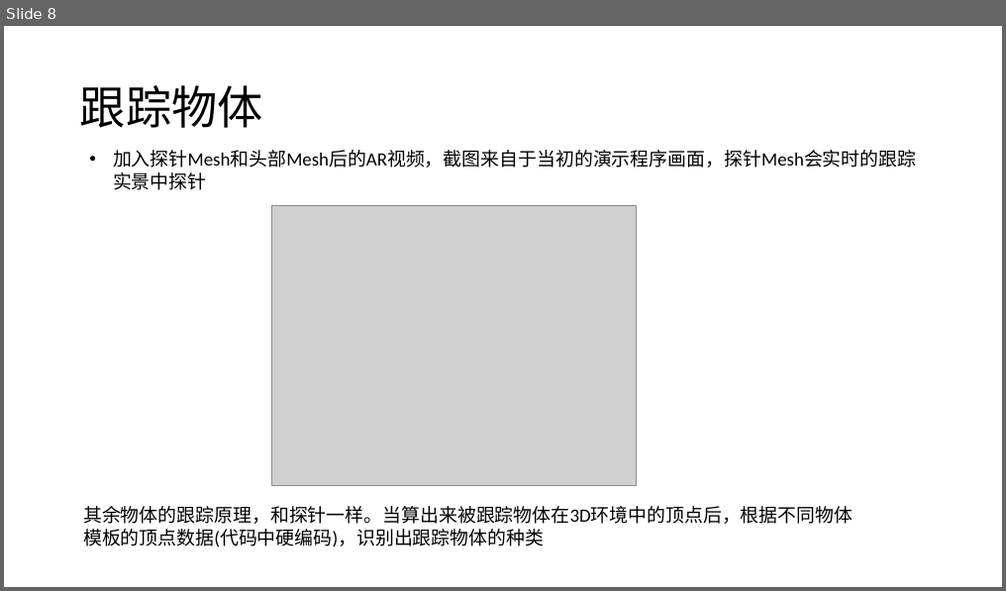
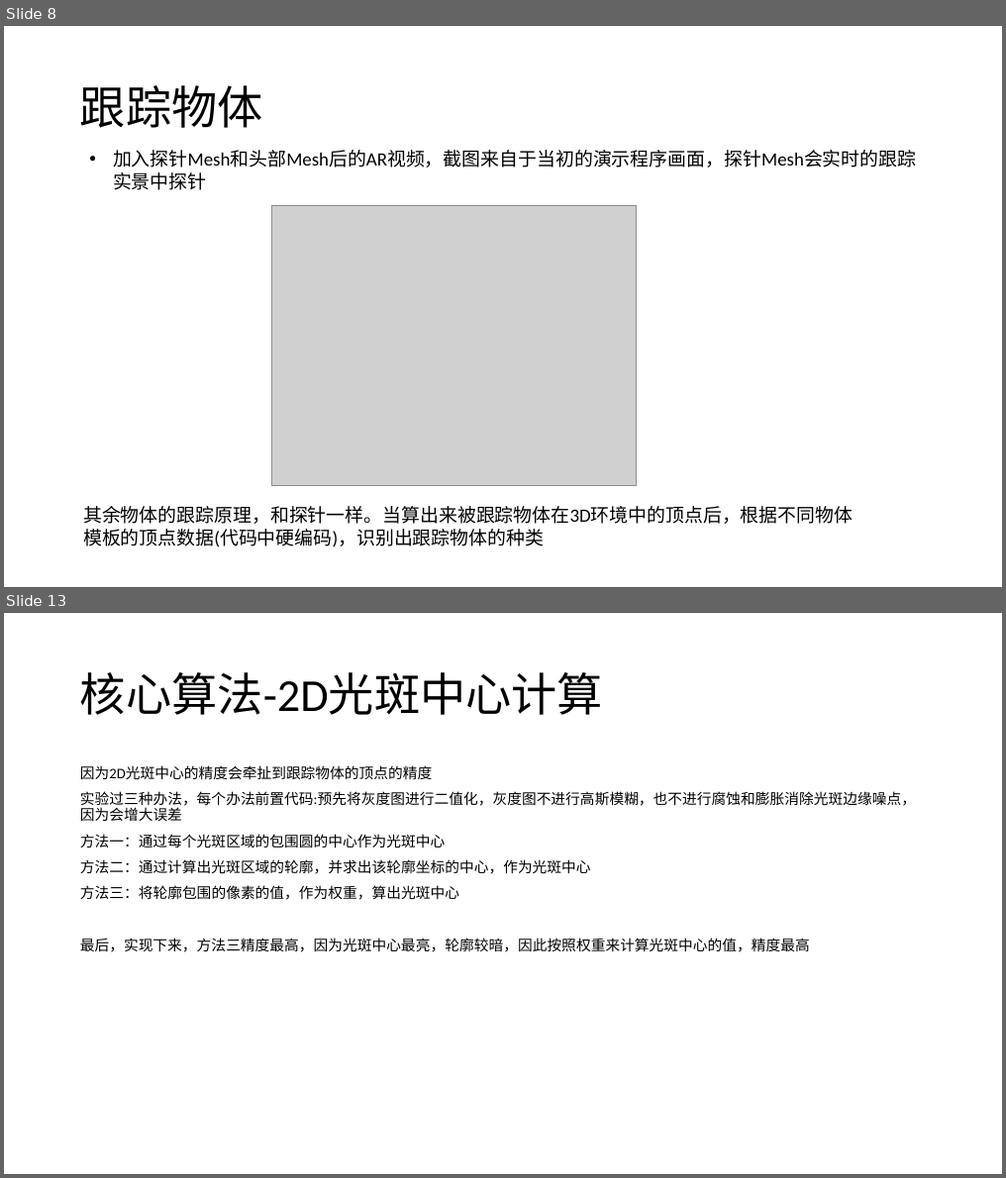
Before and after one commit to lijun4727/cam_navigation, a slide deck: doc/功能介绍与核心实现.pptx. Shown one above the other, each under a label of ours: slide 8 before the commit, slides 8 and 13 after it; the slides between them are not shown. The pictures are 1006x591 and 1006x1178 pixels, drawn with LibreOffice and Linux fonts; fonts in the diff are those of the drawing; grey boxes stand for pictures. Boxes give left, top, right and bottom in pixels: in the first picture for what was removed or moved away, otherwise in the second. Text is boxed around its words. In the diff, an @@ line names an element or a change of style, - is before the commit and + after.

Commit message:
更新核心算法

```diff
--- a/doc/功能介绍与核心实现.pptx
+++ b/doc/功能介绍与核心实现.pptx
@@ slide 13 added at bbox=[4, 613, 1002, 1174], background #FFFFFF @@
@@ title added at bbox=[80, 672, 603, 715], 44 pt, text #000000 @@
+核心算法-2D光斑中心计算
@@ text added at bbox=[80, 765, 916, 953], 14 pt, text #000000 @@
+因为2D光斑中心的精度会牵扯到跟踪物体的顶点的精度
+实验过三种办法，每个办法前置代码:预先将灰度图进行二值化，灰度图不进行高斯模糊，也不进行腐蚀和膨胀消除光斑边缘噪点，因为会增大误差
+方法一：通过每个光斑区域的包围圆的中心作为光斑中心
+方法二：通过计算出光斑区域的轮廓，并求出该轮廓坐标的中心，作为光斑中心
+方法三：将轮廓包围的像素的值，作为权重，算出光斑中心
+最后，实现下来，方法三精度最高，因为光斑中心最亮，轮廓较暗，因此按照权重来计算光斑中心的值，精度最高
```
Also in this commit, not shown: 5 slides changed.
